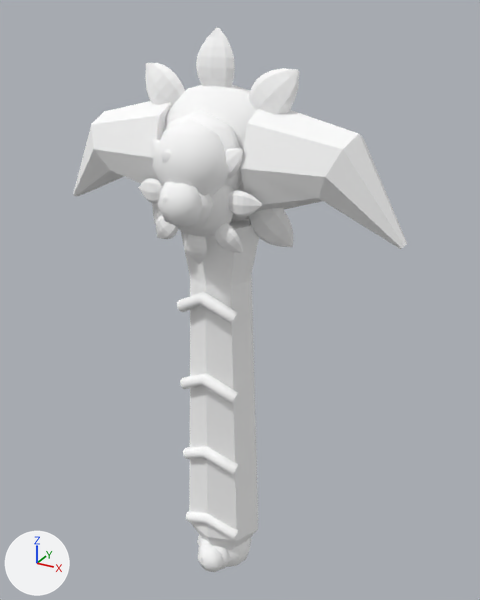
One commit to the OBJ model src/main/resources/assets/sunlit_journal_core/models/fantasy/sun_blessing/pickaxe.obj: the scene before it, then after it.
Rendered twice from a 50 mm lens placed at (0.939, -1.244, 0.861), pointed at (0.522, -0.486, 0.482). The lights are fixed; the arrows at lower left show +X, +Y and +Z. The picture after the commit comes second. Where no turn or scale is listed for an object, it has been applied to the vertices. Vertices at exactly the same position are counted once.

The first picture shows 'pickaxe'.
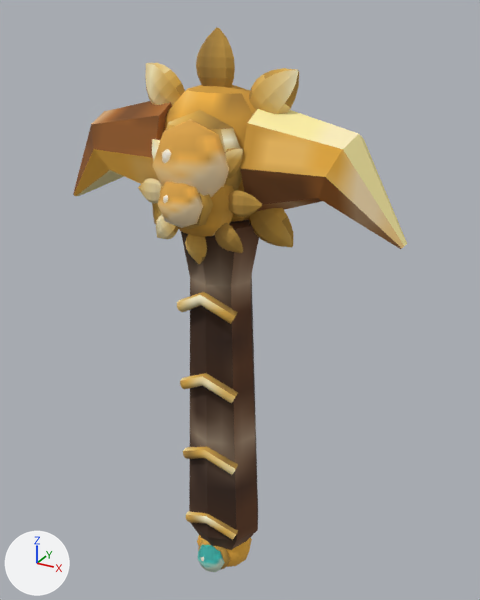
Boxes (x1, y1, x2, y2) around the edits, measured in the pictures (480 x 600 px):
'pickaxe', surface changed (white to orange): (73, 27, 407, 572) in both

The edits, one by one:
Picture 'light' (img_light) is new.
Picture 'shade' (img_shade) is new.
Picture 'edge' (img_edge) is new.
Picture 'gem' (img_gem) is new.
Picture 'accent' (img_accent) is new.
Picture 'main' (img_main) is new.
Picture 'metal' (img_metal) is new.
Picture 'grip' (img_grip) is new.
Picture 'grip_shade' (img_grip_shade) is new.
Material 'grip_shade' (mat_grip_shade) changes its picture from img_fantasy_white to img_grip_shade.
Material 'grip' (mat_grip) changes its picture from img_fantasy_white to img_grip.
Material 'metal' (mat_metal) changes its picture from img_fantasy_white to img_metal.
Material 'main' (mat_main) changes its picture from img_fantasy_white to img_main.
Material 'accent' (mat_accent) changes its picture from img_fantasy_white to img_accent.
Material 'gem' (mat_gem) changes its picture from img_fantasy_white to img_gem.
Material 'edge' (mat_edge) changes its picture from img_fantasy_white to img_edge.
Material 'shade' (mat_shade) changes its picture from img_fantasy_white to img_shade.
Material 'light' (mat_light) changes its picture from img_fantasy_white to img_light.
me_pickaxe has 1744 vertices, 3348 faces and spans x 0.247..0.753, y -0.618..-0.442, z -0.002..0.84.
me_pickaxe is used by ob_pickaxe; location (0.0, 0.0, 0.0).
me_pickaxe part 1: texture (UV) coordinates of 3338 of 3348 faces, centred in x 0.248..0.751, y -0.614..-0.45, z 0.002..0.84, changed; they spanned u 0.5..0.5, v 0.5..0.5 and now span u 0.0..1.0, v 0.0..1.0.
